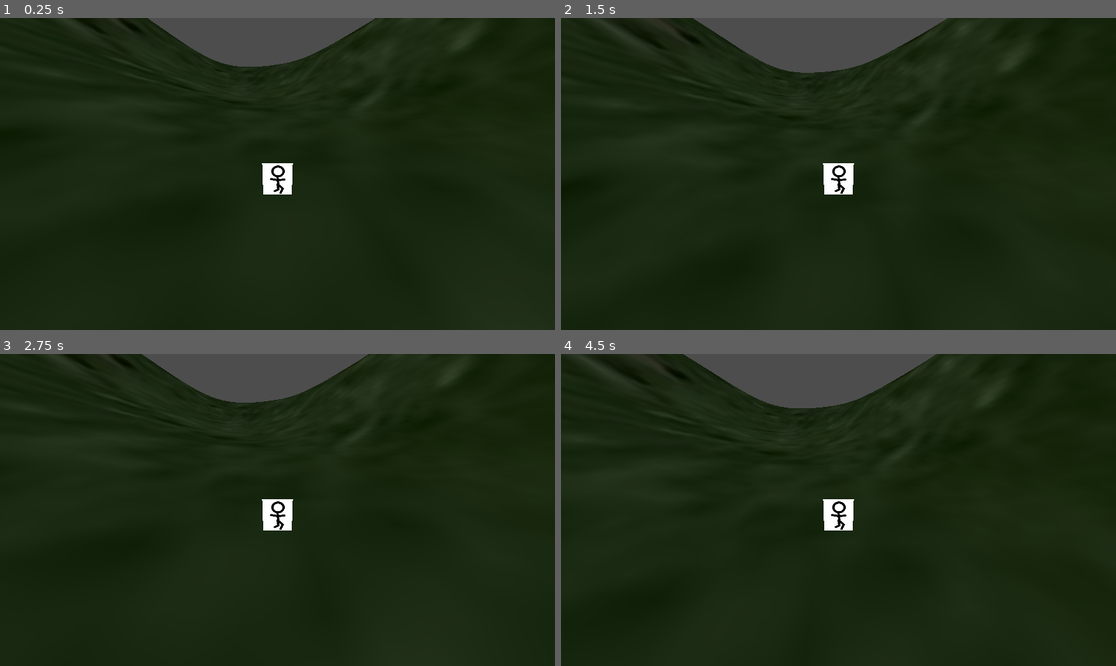
Above: before the commit, frames 1-4 (two rows, left to right).
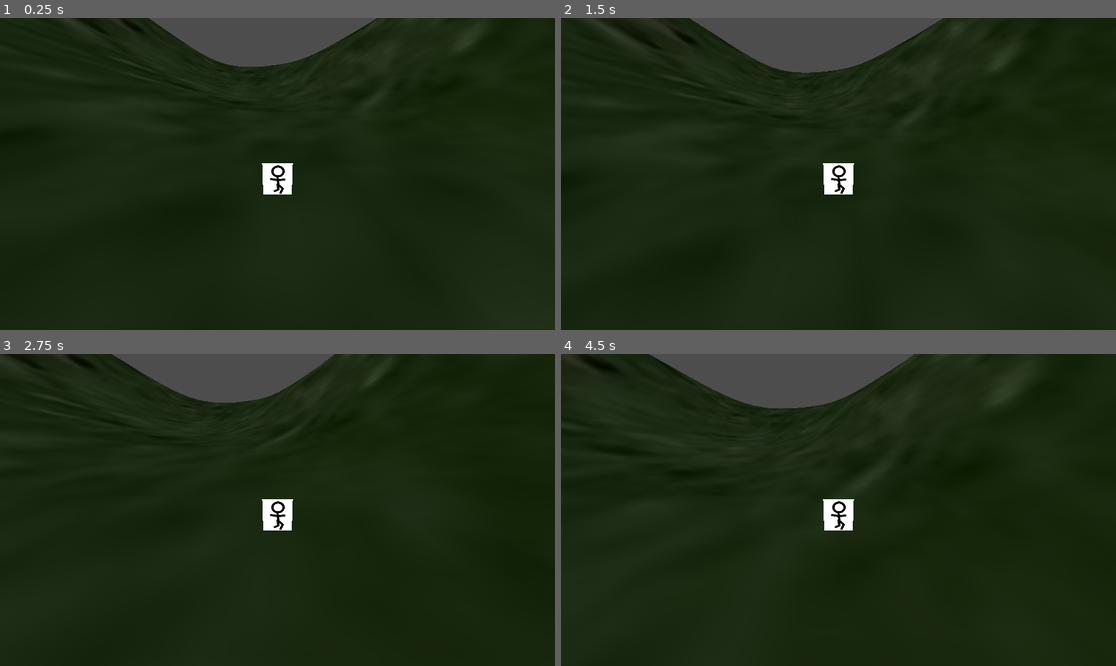
Above: after the commit, the same moments.

Repository: josephdougs/Hillwalker2000
Game: Godot game, scene res://main_scene.tscn
The game is run twice, just before and just after one commit, with the same random seed, the same clock (stepped at 60 frames per second) and the same inputs.
Inputs:
- Up to frame 1 (0.25 s): no input
- Up to frame 2 (1.5 s): tap Enter at 0.5 s; hold Right (right) 0.53-1.28 s; tap Space (switch) at 0.6 s; hold Down (down) from 1.28 s (still down); tap T (try) at 1.35 s
- Up to frame 3 (2.75 s): release Down (down) at 2.03 s; hold Right (right) from 2.03 s (still down); tap Space (switch) at 2.1 s
- Up to frame 4 (4.5 s): release Right (right) at 2.78 s; hold Up (up) 2.78-3.53 s; tap T (try) at 2.85, 4.35 s; hold Left (left) from 3.53 s (still down); tap Space (switch) at 3.6 s

The runs differ from the first frame. In frame 1, less than 0.1% of the frame differs, in the area x 26-68%, y 0-16%; in frame 2, 0.2%; in frame 3, 1.6%; in frame 4, 1.7%, in the area x 3-85%, y 0-32%.

Commit message:
movement in every direction; done enough for me :)

Diff:
--- a/player_char_body.gd
+++ b/player_char_body.gd
@@ -14,6 +14,7 @@
 func _physics_process(delta):
 	var dict = get_ground_normal()
 	currentNormalY = dict["normal"].y
+	# set current y position to whatever the ground is plus 0.5 (half the height of the player)
 	currentPositionY = dict["position"].y + 0.5
 
 	self.global_position.y = currentPositionY
@@ -29,9 +30,18 @@
 
 
 func _process(delta: float) -> void:
-	var collision = move_and_collide(Vector3(-1,0,0) * delta)
-	if collision != null:
-		print(collision)
+	var move_vector = Vector3.ZERO
+	if Input.is_action_pressed("up"):
+		move_vector = Vector3(0, 0, 10)
+	if Input.is_action_pressed("down"):
+		move_vector = Vector3(0, 0, -10)
+	if Input.is_action_pressed("right"):
+		move_vector = Vector3(-10, 0, 0)
+	if Input.is_action_pressed("left"):
+		move_vector = Vector3(10, 0, 0)
+
+
+	move_and_collide(move_vector * delta * currentNormalY**4)
 
 func enable(currentPosition: Vector3, currentRotation: Vector3) -> void:
 	self.visible = true
